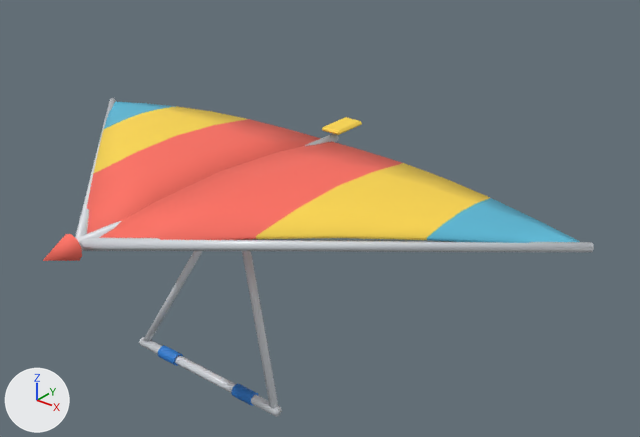
Before and after pictures for a commit that changed the glTF model packages/arquipelago/src/assets/movimento/planador.glb.
Both versions are drawn from a camera (50 mm lens) standing at (2.29, -2.26, 2.24) and looking at (0.28, 0.24, 0.68). Every picture has the same lights, and +X, +Y and +Z are marked at lower left. The picture after the commit comes second. Where no turn or scale is listed for an object, it has been applied to the vertices. Vertices at exactly the same position are counted once.

The first picture shows 'asa-dir', 'asa-esq', 'planador'.
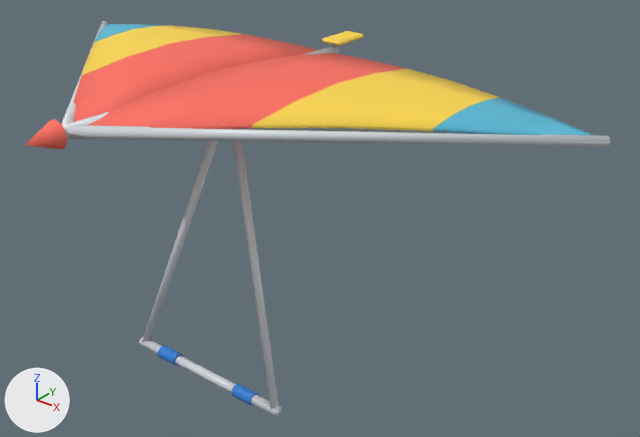
Boxes (x1, y1, x2, y2) around the edits, measured in the pictures (640 x 437 px; the box of a moved part takes in the faces that stretch with it):
'asa-esq', moved
    before: (80, 141, 594, 252)
    after: (66, 53, 610, 146)
'asa-dir', moved
    before: (75, 98, 321, 238)
    after: (62, 21, 317, 125)
'planador', reshaped, moved (6% wider, 29% taller)
    before: (43, 117, 362, 417)
    after: (25, 31, 364, 417)
part 1 of me_planador, moved or reshaped
    both: (139, 337, 282, 417)
part 2 of me_planador, moved or reshaped
    both: (231, 383, 259, 406)
part 3 of me_planador, moved or reshaped
    before: (143, 251, 278, 409)
    after: (143, 141, 279, 410)

What changed in the scene script:
```text
Change me_planador:
    used by ob_planador; location = (0.0, 0.055, 0.807)
    remove me_planador.from_pydata(...)  # 143 vertices, 250 faces; spans x -0.62..0.62, y -0.9..0.79, z -0.81..0.1
    add me_planador.from_pydata(...)  # 141 vertices, 250 faces; spans x -0.62..0.62, y -0.9..0.79, z -1.21..0.1
    me_planador part 1: the loose piece of 16 vertices spanning x -0.4..0.4, y -0.24..-0.2, z -0.8..-0.76 is moved by (0.0, 0.0, -0.4)
    me_planador part 2: the loose piece of 20 vertices spanning x 0.17..0.27, y -0.25..-0.19, z -0.81..-0.75 is moved by (0.0, 0.0, -0.4)
    me_planador part 3
    7 vertices are removed from x -0.39..0.01, y -0.23..0.02, z -0.79..0.01
    30 faces are deleted
    17 vertices move from x -0.4..0.4, y -0.24..0.01, z -0.79..0.01 to x -0.39..0.39, y -0.24..0.01, z -1.19..0.01
    5 vertices are added at (0.0, -0.02, 0.0), (0.0, 0.02, 0.0), (0.01, -0.01, 0.0), (-0.39, -0.21, -1.18), (-0.37, -0.21, -1.19)
    30 new faces join them, mat_tuboplanador (light grey #d9dee4)
    other edits to the shape of me_planador do not show in these pictures
Change ob_asa_dir:
    ob_asa_dir.location: (0.0, 0.055, 0.827) -> (0.0, 0.055, 1.227)
Change ob_asa_esq:
    ob_asa_esq.location: (0.0, 0.055, 0.827) -> (0.0, 0.055, 1.227)
Change ob_planador:
    ob_planador.location: (0.0, 0.055, 0.807) -> (0.0, 0.055, 1.207)
```
